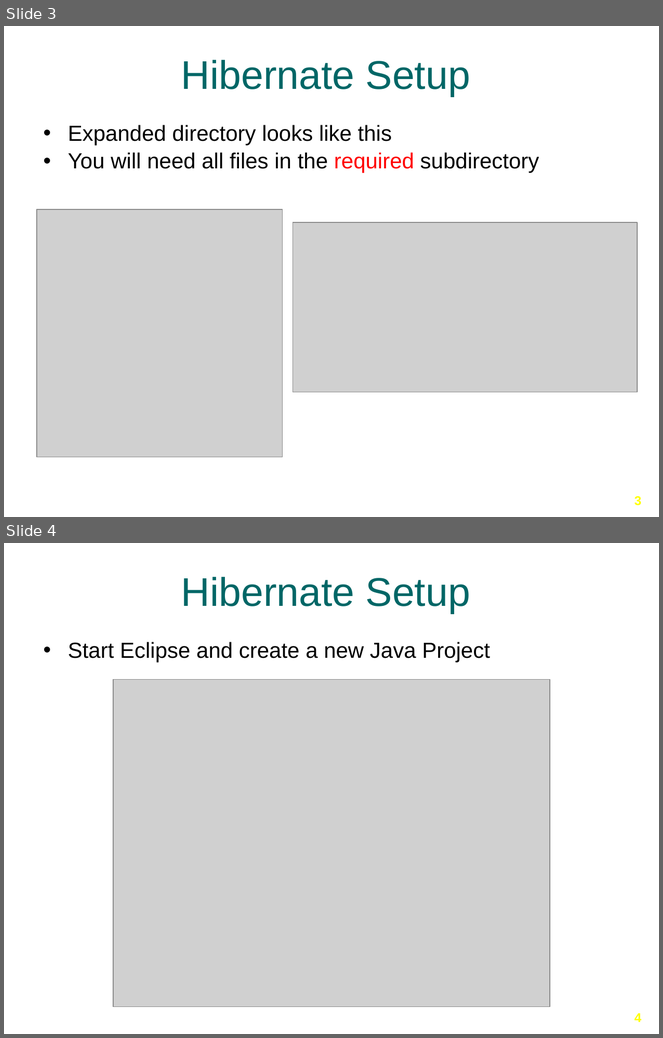
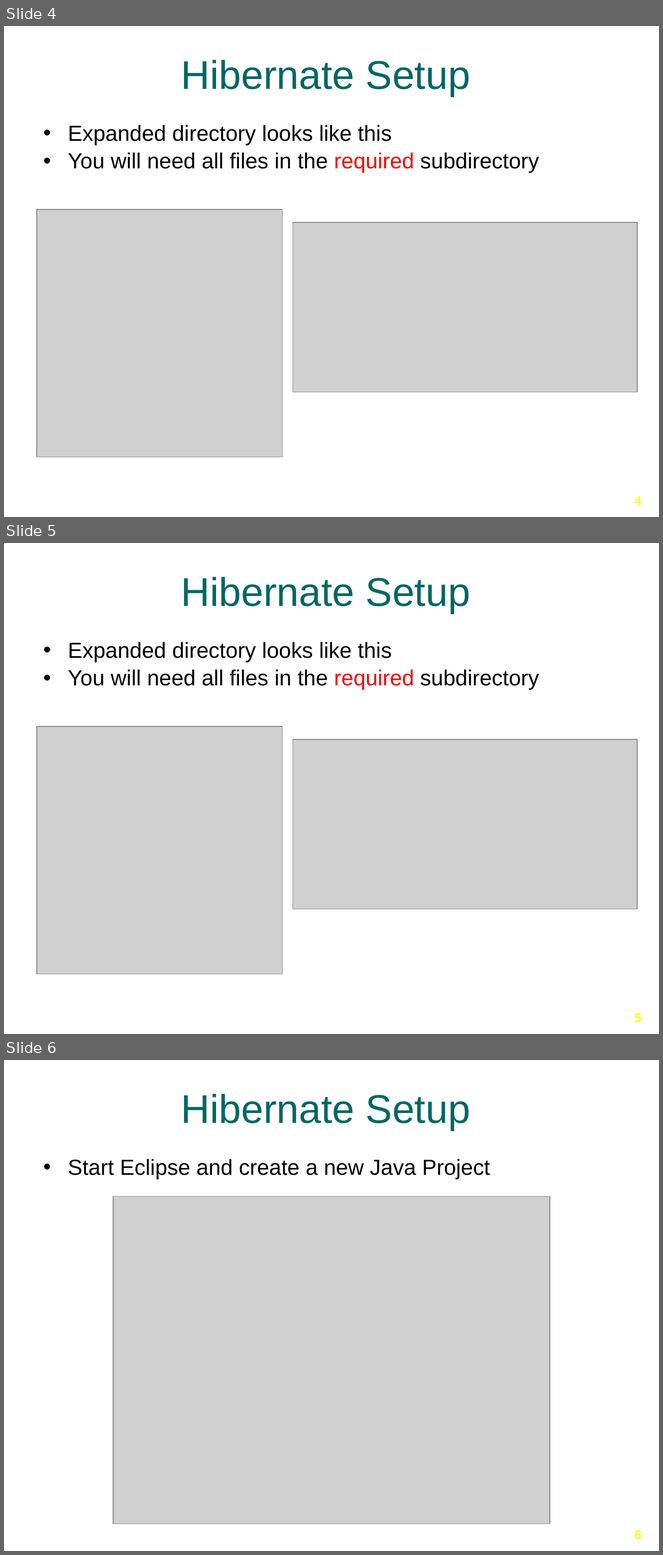
Before and after one commit to Ansilacerda/CIT360-Portfolio, a slide deck: Presentations/Hibernate/Hibernate-Part-2.pptx. Shown one above the other, each under a label of ours: slides 3 and 4 before the commit, slides 4, 5 and 6 after it. The pictures are 663x1038 and 663x1555 pixels, drawn with LibreOffice and Linux fonts; fonts in the diff are those of the drawing; grey boxes stand for pictures; background and template pictures are left out. Boxes give left, top, right and bottom in pixels: in the first picture for what was removed or moved away, otherwise in the second. Text is boxed around its words. In the diff, an @@ line names an element or a change of style, - is before the commit and + after.

```diff
--- a/Presentations/Hibernate/Hibernate-Part-2.pptx
+++ b/Presentations/Hibernate/Hibernate-Part-2.pptx
@@ slide 5 added at (4, 543, 659, 1034), background picture (left out) @@
@@ title added at (181, 577, 470, 613), 44 pt, text #006666 @@
+Hibernate Setup
@@ text added at (68, 642, 540, 690), 24 pt, text #000000 @@
+• Expanded directory looks like this
+• You will need all files in the required subdirectory
@@ picture added at (37, 727, 283, 974) @@
@@ picture added at (293, 740, 637, 909) @@
@@ page number added at (635, 1014, 642, 1023), 14 pt, text #FFFF00, bold @@
+5
@@ what was slide 3 is now slide 4 @@
@@ page number at (635, 497, 642, 505): text changed @@
-3
+4
@@ what was slide 4 is now slide 6 @@
@@ page number at (635, 1531, 642, 1540): text changed @@
-4
+6
```
Also in this commit, not shown: 2 slides changed, 1 other slide added.
